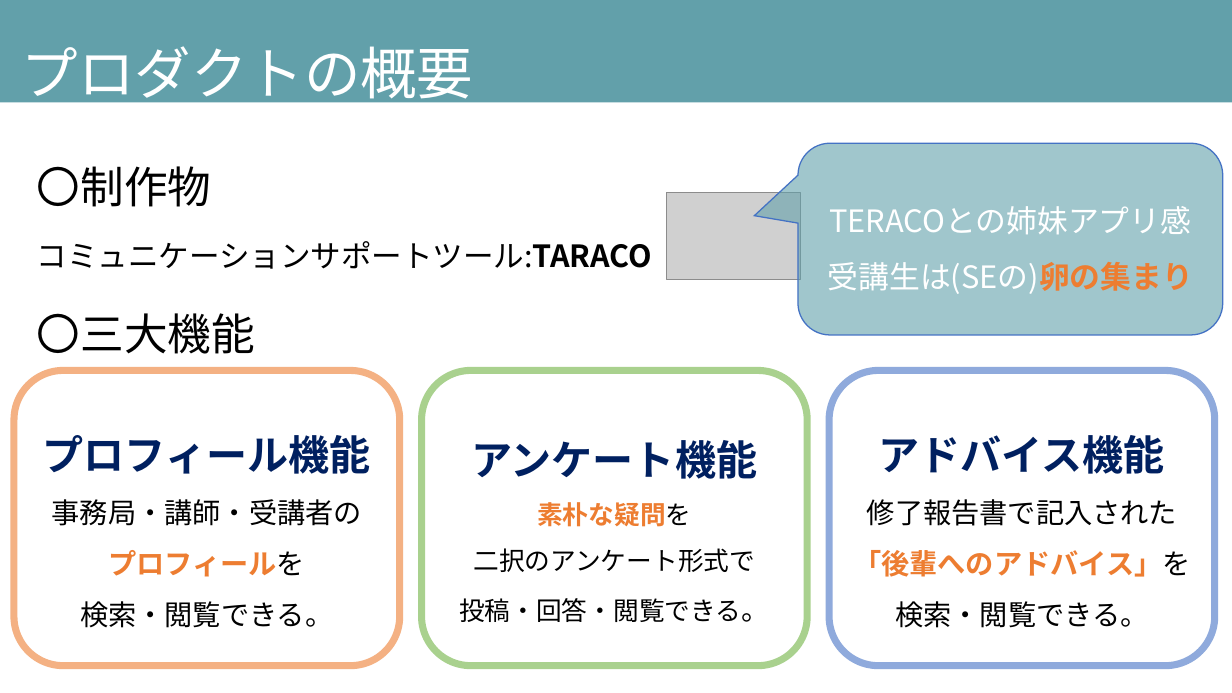
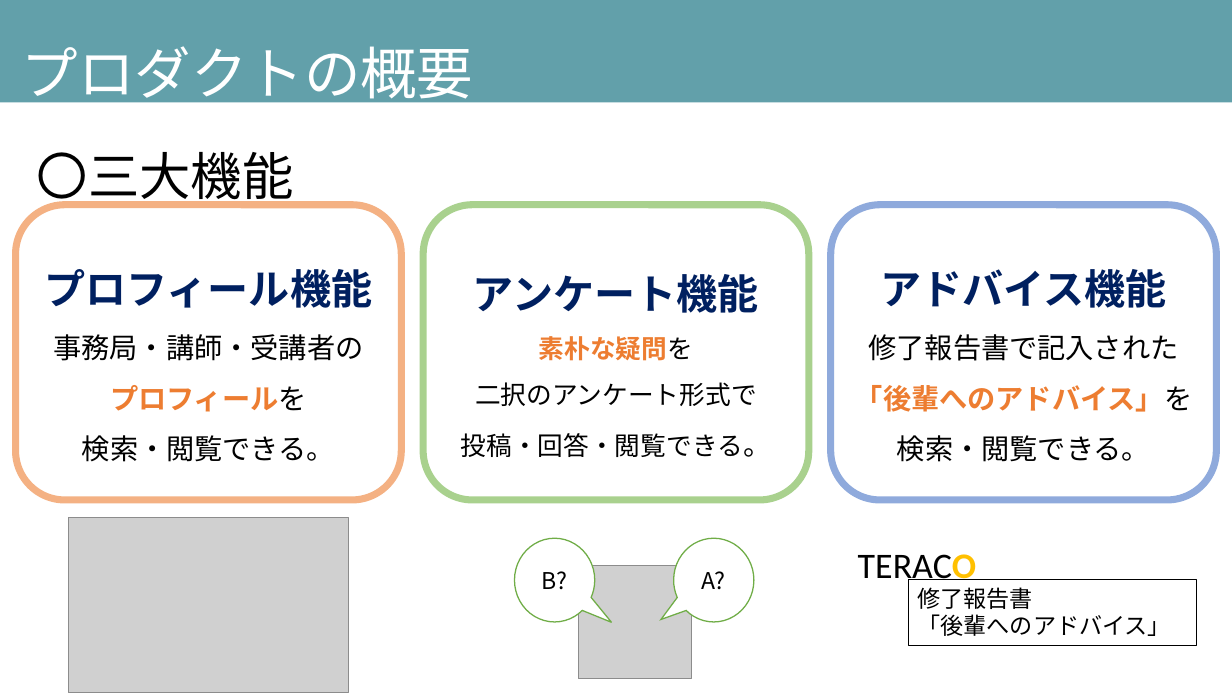
Before and after one commit to DOJO-2021/B-3, a slide deck: slide 8 of documents/発表スライド_ビーチサンダル.pptx (slide 7 before the commit). Drawn at 1232x693 pixels with LibreOffice and Linux fonts; fonts in the diff are those of the drawing; grey boxes stand for pictures. Boxes give left, top, right and bottom in pixels: in the first picture for what was removed or moved away, otherwise in the second. Text is boxed around its words. In the diff, an @@ line names an element or a change of style, - is before the commit and + after.

Commit message:
0624

```diff
--- a/documents/発表スライド_ビーチサンダル.pptx
+++ b/documents/発表スライド_ビーチサンダル.pptx
@@ text "〇三大機能" moved from (x1=37, y1=166, x2=652, y2=354) to (x1=37, y1=152, x2=293, y2=208) @@
@@ text "〇三大機能" at (x1=37, y1=152, x2=293, y2=208): size 34 to 40 pt; line spacing 1.5 to 1.6 @@
@@ rounded speech box removed at (x1=799, y1=143, x2=1224, y2=335) @@
-TERACOとの姉妹アプリ感
-受講生は(SEの)卵の集まり
@@ text at (x1=37, y1=166, x2=652, y2=269): paragraphs removed @@
-  〇制作物
-  コミュニケーションサポートツール:TARACO
@@ picture removed at (x1=666, y1=193, x2=800, y2=280) @@
@@ 3 rounded rectangles moved together from (x1=14, y1=371, x2=1214, y2=666) to (x1=16, y1=205, x2=1216, y2=501) @@
@@ picture added at (x1=68, y1=518, x2=348, y2=693) @@
@@ speech bubble added at (x1=515, y1=539, x2=595, y2=623), fill #FFFFFF, outline #70AD47 1 pt, 18 pt, text #000000 @@
+B?
@@ speech bubble added at (x1=674, y1=539, x2=754, y2=623), fill #FFFFFF, outline #70AD47 1 pt, 18 pt, text #000000 @@
+A?
@@ picture added at (x1=579, y1=566, x2=692, y2=679) @@
@@ text added at (x1=858, y1=554, x2=976, y2=588), 28 pt, text #000000 @@
+TERACO
@@ rectangle added at (x1=909, y1=579, x2=1196, y2=645), fill #FFFFFF, outline #000000 0.25 pt, 18 pt, text #000000 @@
+修了報告書
+「後輩へのアドバイス」
```
Also in this commit, not shown: 4 other slides changed, 1 slide added.
